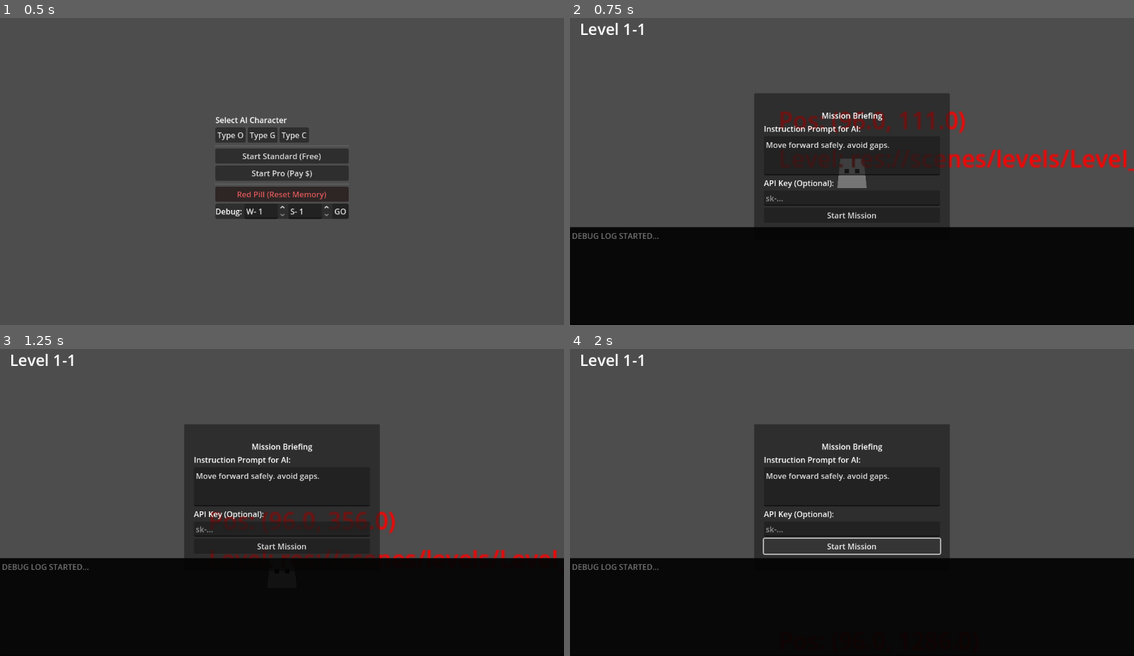
Above: before the commit, frames 1-4 (two rows, left to right).
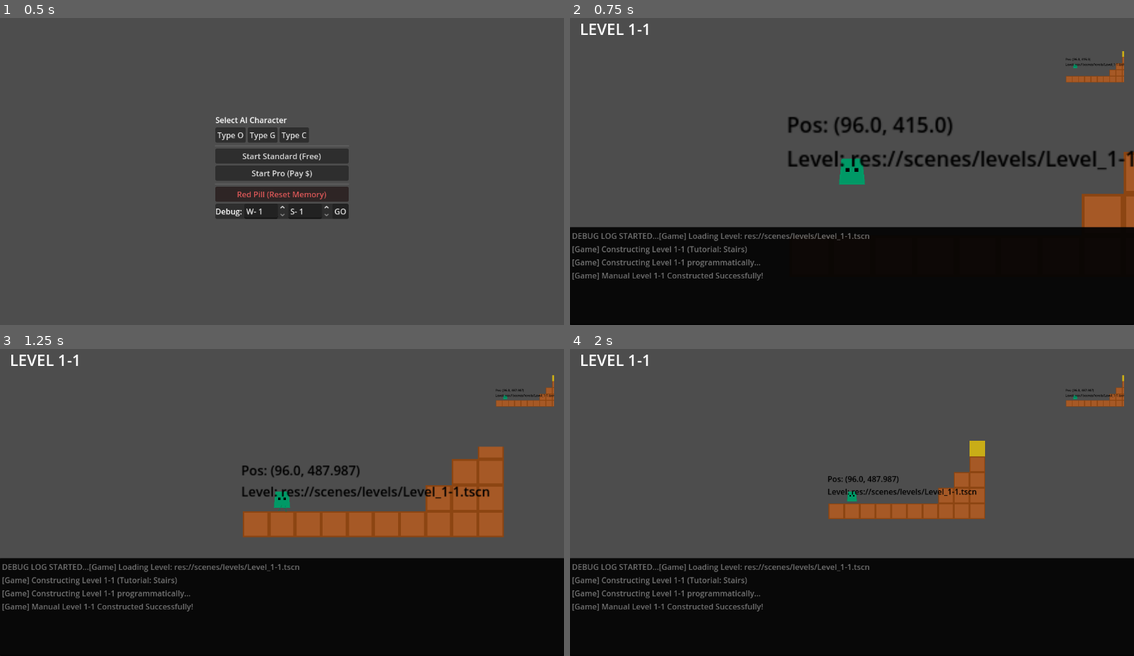
Above: after the commit, the same moments.

Repository: Naoki-kubo64/AI-Action
Game: Godot game, scene res://scenes/main_menu.tscn
The game is run twice, just before and just after one commit, with the same random seed, the same clock (stepped at 60 frames per second) and the same inputs.
Inputs (mouse positions are in pixels of both pictures, inside the frame that each line leads up to):
- Up to frame 1 (0.5 s): no input
- Up to frame 2 (0.75 s): click "Start Standard (Free)" at 0.5 s
- Up to frame 3 (1.25 s): no input
- Up to frame 4 (2 s): click (852, 545) at 1.25 s, where only the run before the commit has a clickable "Start Mission"

Frame 1 is identical in both runs. In frame 2, 19% of the frame differs, in the area x 0-100%, y 1-86%; in frame 3, 21%, in the area x 0-99%, y 1-86%; in frame 4, 16%.
Error before the commit: Parse Error: Expected indented block after "if" block. (res://scripts/controllers/game_controller.gd:110)

Commit message:
fix: correct indentation in game_controller.gd to resolve parse error

Diff:
--- a/scripts/controllers/game_controller.gd
+++ b/scripts/controllers/game_controller.gd
@@ -108,7 +108,7 @@
 
 func _on_player_hit_hazard():
 	if current_state != State.PREVIEW and current_state != State.INPUT:
-	trigger_shake(20.0) # Shake screen
+		trigger_shake(20.0) # Shake screen
 		game_over("Hit Hazard")
 
 var is_level_clearing: bool = false
